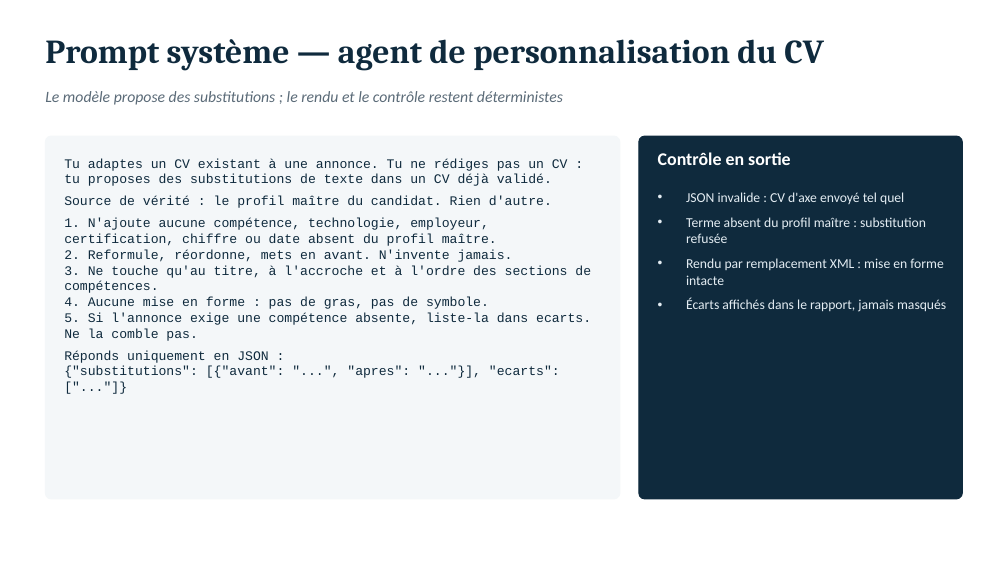
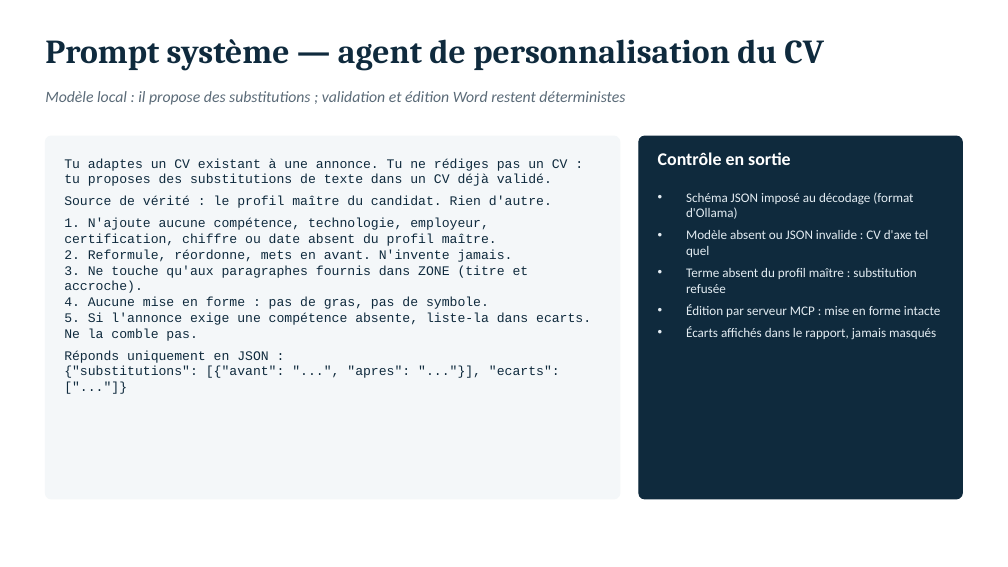
Before and after one commit to BEVTRADE/job-autopilot, a slide deck: slide 13 of docs/job-autopilot-architecture.pptx (slide 11 before the commit). Drawn at 1008x567 pixels with LibreOffice and Linux fonts; fonts in the diff are those of the drawing. Boxes give left, top, right and bottom in pixels: in the first picture for what was removed or moved away, otherwise in the second. Text is boxed around its words. In the diff, an @@ line names an element or a change of style, - is before the commit and + after.

```diff
--- a/docs/job-autopilot-architecture.pptx
+++ b/docs/job-autopilot-architecture.pptx
@@ text at (45, 91, 625, 105): text changed @@
-Le modèle propose des substitutions ; le rendu et le contrôle restent déterministes
+Modèle local : il propose des substitutions ; validation et édition Word restent déterministes
@@ text at (686, 192, 929, 257): text changed; size 13 to 12.5 pt @@
-• JSON invalide : CV d'axe envoyé tel quel
+• Schéma JSON imposé au décodage (format d'Ollama)
+• Modèle absent ou JSON invalide : CV d'axe tel quel
@@ text at (64, 265, 529, 293): text changed @@
-3. Ne touche qu'au titre, à l'accroche et à l'ordre des sections de compétences.
+3. Ne touche qu'aux paragraphes fournis dans ZONE (titre et accroche).
@@ text at (686, 268, 936, 339): size 13 to 12.5 pt in "Terme absent du profil maître : substitution ...", "Écarts affichés dans le rapport, jamais masqués"; less space between paragraphs @@
@@ text at (686, 304, 941, 317): text changed; size 13 to 12.5 pt @@
-• Rendu par remplacement XML : mise en forme intacte
+• Édition par serveur MCP : mise en forme intacte
```
Also in this commit, not shown: 7 other slides changed, 2 slides added.
